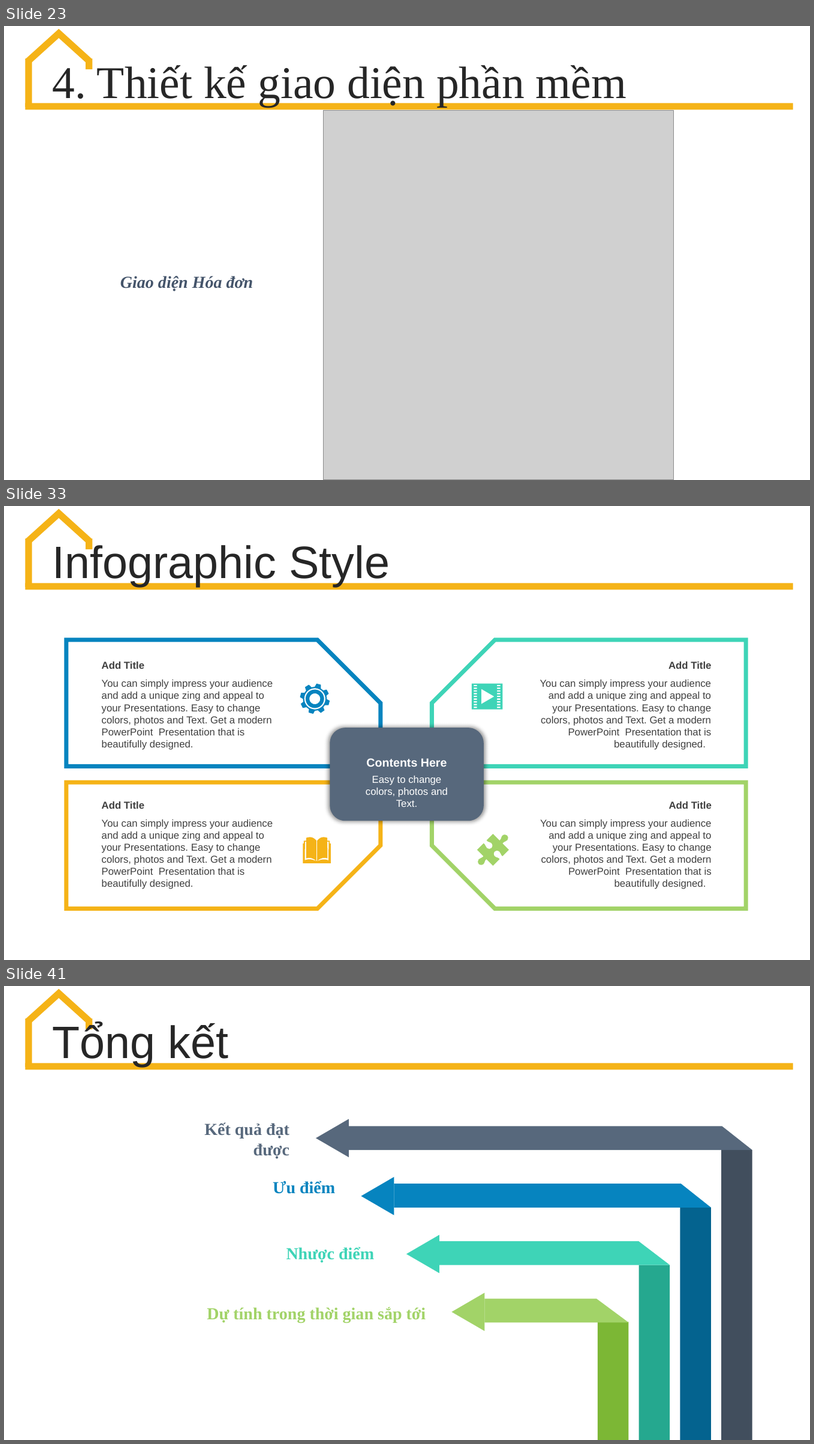
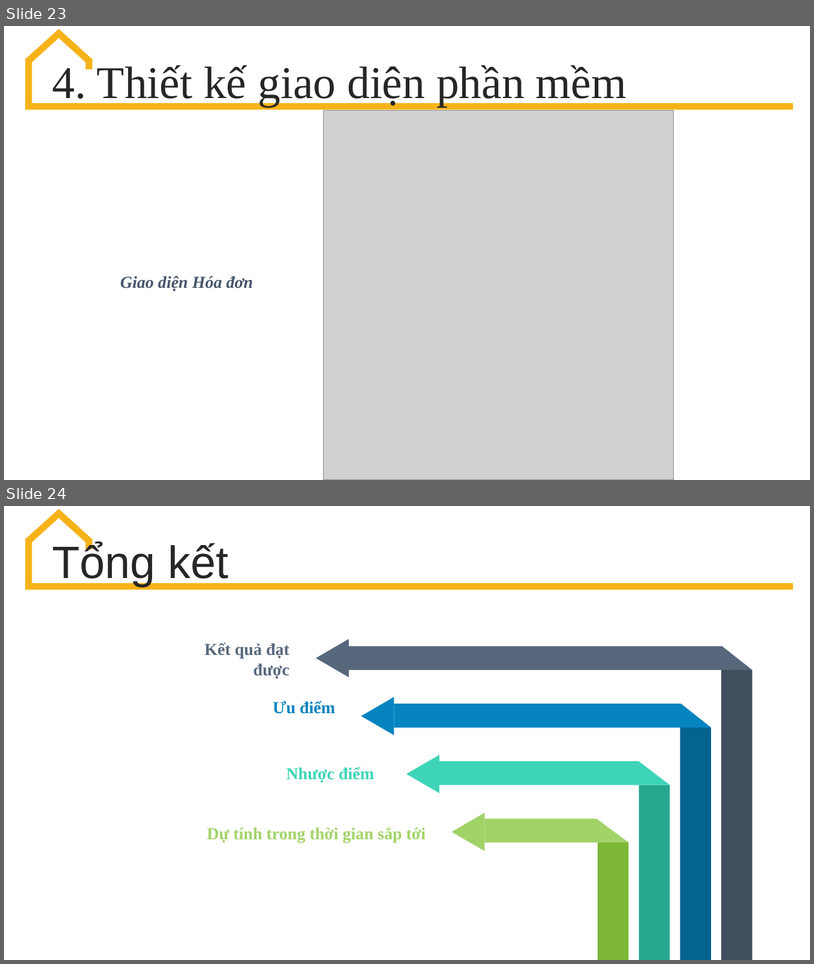
Before and after one commit to mni-linh/Report-Subject-Software-technology, a slide deck: SlideTrinhChieu.pptx. Shown one above the other, each under a label of ours: slides 23, 33 and 41 before the commit, slides 23 and 24 after it; the slides between them are not shown. The pictures are 814x1444 and 814x964 pixels, drawn with LibreOffice and Linux fonts; fonts in the diff are those of the drawing; grey boxes stand for pictures. Boxes give left, top, right and bottom in pixels: in the first picture for what was removed or moved away, otherwise in the second. Text is boxed around its words. In the diff, an @@ line names an element or a change of style, - is before the commit and + after.

```diff
--- a/SlideTrinhChieu.pptx
+++ b/SlideTrinhChieu.pptx
@@ slide 33 removed at bbox=[4, 506, 810, 960], background #FFFFFF; not listed: 5 template elements that a slide beside it also shows @@
@@ text removed at bbox=[53, 542, 390, 586] @@
-Infographic Style
@@ snip rect removed at bbox=[66, 640, 381, 766] @@
@@ snip rect removed at bbox=[432, 640, 747, 766] @@
@@ text removed at bbox=[102, 661, 144, 669] @@
-Add Title
@@ text removed at bbox=[669, 661, 711, 669] @@
-Add Title
@@ text removed at bbox=[102, 679, 273, 750] @@
-You can simply impress your audience and add a unique zing and appeal to your Presentations. Easy to change colors, photos and Text. Get a modern PowerPoint Presentation that is beautifully designed.
@@ freeform shape removed at bbox=[300, 683, 330, 714] @@
@@ freeform shape removed at bbox=[472, 683, 503, 709] @@
@@ text removed at bbox=[540, 679, 711, 750] @@
-You can simply impress your audience and add a unique zing and appeal to your Presentations. Easy to change colors, photos and Text. Get a modern PowerPoint Presentation that is beautifully designed.
@@ rounded rectangle removed at bbox=[330, 727, 484, 820] @@
@@ text removed at bbox=[366, 775, 448, 807] @@
-Easy to change colors, photos and Text.
@@ text removed at bbox=[366, 758, 447, 766] @@
-Contents Here
@@ snip rect removed at bbox=[66, 782, 381, 908] @@
@@ snip rect removed at bbox=[432, 782, 747, 908] @@
@@ text removed at bbox=[102, 801, 144, 808] @@
-Add Title
@@ text removed at bbox=[669, 801, 712, 808] @@
-Add Title
@@ text removed at bbox=[102, 819, 273, 889] @@
-You can simply impress your audience and add a unique zing and appeal to your Presentations. Easy to change colors, photos and Text. Get a modern PowerPoint Presentation that is beautifully designed.
@@ freeform shape removed at bbox=[471, 828, 515, 872] @@
@@ text removed at bbox=[540, 819, 712, 889] @@
-You can simply impress your audience and add a unique zing and appeal to your Presentations. Easy to change colors, photos and Text. Get a modern PowerPoint Presentation that is beautifully designed.
@@ freeform shape removed at bbox=[303, 837, 331, 863] @@
@@ what was slide 41 is now slide 24 @@
```
Also in this commit, not shown: 2 slides changed, 16 other slides removed, 2 other files.
